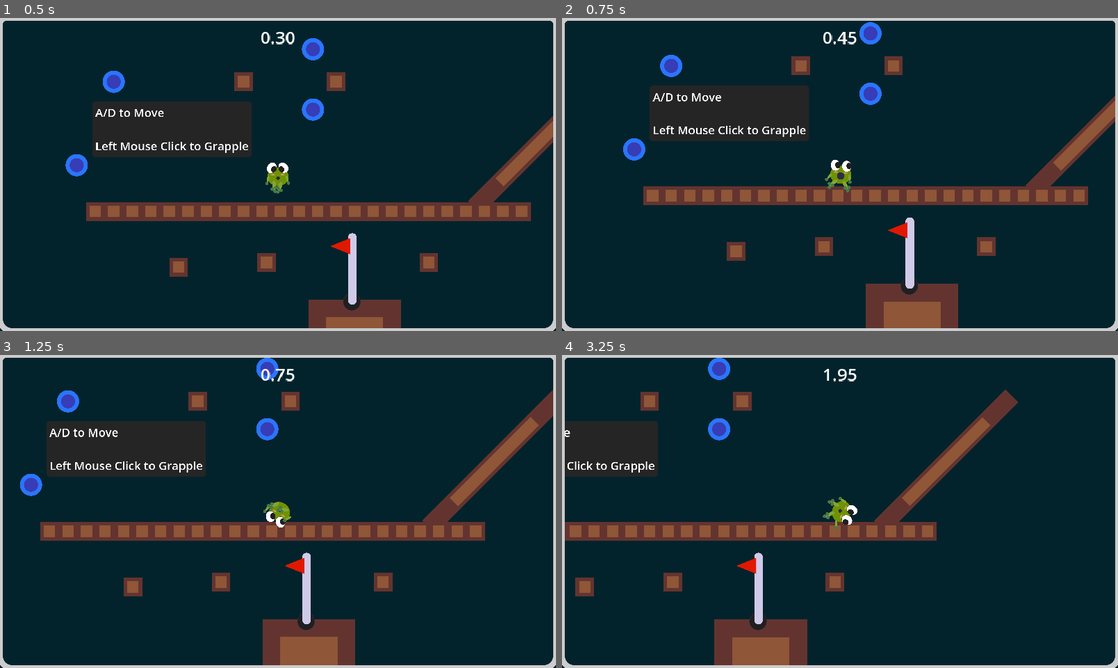
Above: before the commit, frames 1-4 (two rows, left to right).
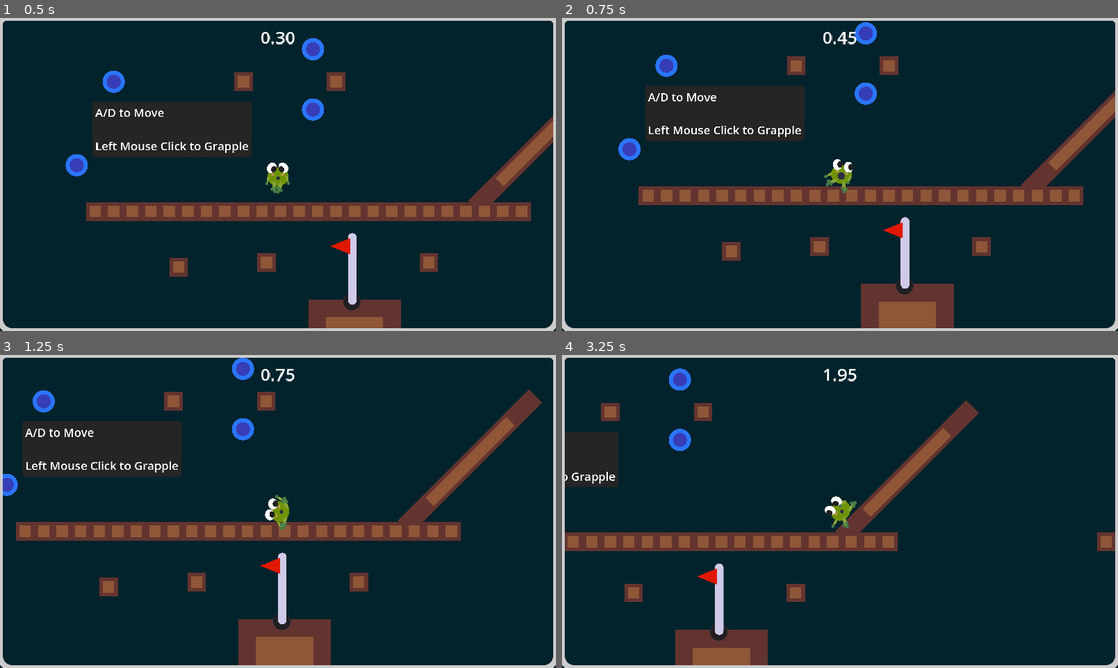
Above: after the commit, the same moments.

Repository: mathew-tran/twodimension
Game: Godot game, scene res://Scenes/Test.tscn
The game is run twice, just before and just after one commit, with the same random seed, the same clock (stepped at 60 frames per second) and the same inputs. Sound files missing from this copy of the repository are replaced by a short silence.
Inputs (mouse positions are in pixels of both pictures, inside the frame that each line leads up to):
- Up to frame 1 (0.5 s): no input
- Up to frame 2 (0.75 s): tap Enter at 0.5 s; move the mouse to (962, 158) at 0.52 s; press the mouse at (962, 158) at 0.53 s; hold D (MoveRight) from 0.53 s (still down)
- Up to frame 3 (1.25 s): keep holding D (MoveRight)
- Up to frame 4 (3.25 s): tap Enter at 1.25, 2, 2.75 s; move the mouse to (728, 527) at 1.27 s; release D (MoveRight) at 1.28 s; release the mouse at (728, 527) at 1.28 s; hold S (Down) 1.28-2.03 s; tap Space (Detach) at 1.35, 2.85 s; move the mouse to (895, 442) at 2.02 s; press the mouse at (895, 442) at 2.03 s; hold D (MoveRight) 2.03-2.78 s; move the mouse to (812, 574) at 2.77 s; release the mouse at (812, 574) at 2.78 s; hold W (Up) from 2.78 s (still down)

Frame 1 is identical in both runs. In frame 2, 5.8% of the frame differs, in the area x 10-100%, y 1-100%; in frame 3, 15%; in frame 4, 18%, in the area x 0-100%, y 0-100%.

Commit message:
make move quicker while swinging

Diff:
--- a/Script/Player.gd
+++ b/Script/Player.gd
@@ -61,10 +61,13 @@
 	return
 
 func Move(delta):
+	var multiplier = 1
+	if HasTongue():
+		multiplier *= 2
 	if Input.is_action_pressed("MoveLeft"):
-		apply_impulse(Vector2.LEFT * MoveSpeed * delta)
+		apply_impulse(Vector2.LEFT * MoveSpeed * delta * multiplier)
 	if Input.is_action_pressed("MoveRight"):
-		apply_impulse(Vector2.RIGHT * MoveSpeed * delta)
+		apply_impulse(Vector2.RIGHT * MoveSpeed * delta * multiplier)
 
 func CanUseTongue():
 	return $TongueCooldown.time_left == 0.0
